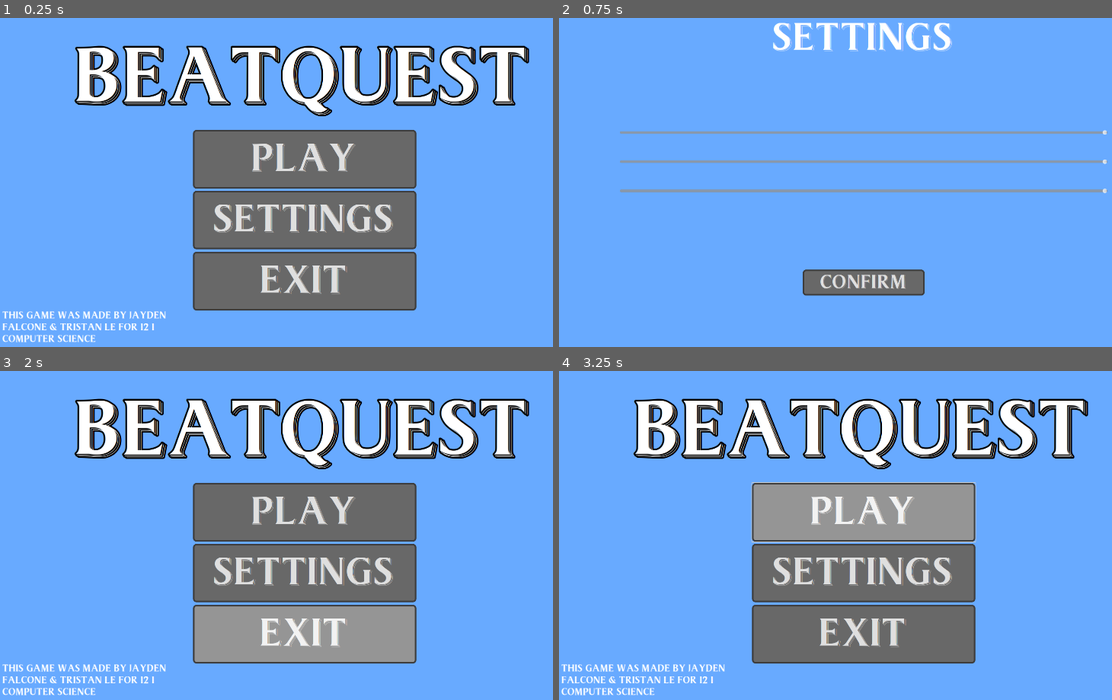
Above: before the commit, frames 1-4 (two rows, left to right).
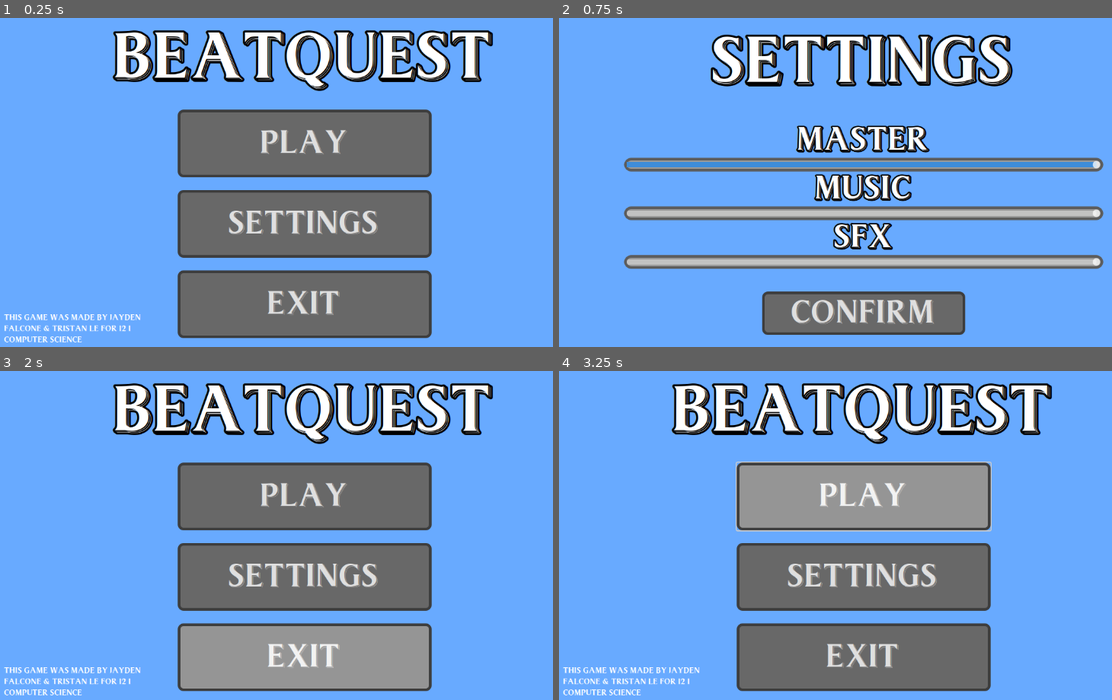
Above: after the commit, the same moments.

Repository: TristanLe07/BeatQuest
Game: Godot game, scene res://Scenes/Menus/MainMenu.tscn
Same seed, same stepped clock (60 frames per second), same inputs: the game is played once before the commit and once after it.
Inputs:
- Up to frame 1 (0.25 s): no input
- Up to frame 2 (0.75 s): click "SETTINGS" at 0.5 s
- Up to frame 3 (2 s): click "Confirm" at 1.25 s
- Up to frame 4 (3.25 s): click "PLAY" at 2 s; click "PLAY" at 2.75 s

The runs differ from the first frame. In frame 1, 32% of the frame differs, in the area x 0-96%, y 3-99%; in frame 2, 28%; in frame 3, 33%; in frame 4, 33%.

Commit message:
updated menus

Diff:
--- a/New Game Project/Scenes/Menus/MainMenu.tscn
+++ b/New Game Project/Scenes/Menus/MainMenu.tscn
@@ -18,43 +18,43 @@
 
 [node name="Temporary Background" type="ColorRect" parent="."]
 layout_mode = 0
-offset_right = 1920.0
-offset_bottom = 1080.0
+offset_right = 1152.0
+offset_bottom = 648.0
 color = Color(0.407843, 0.666667, 1, 1)
 
 [node name="Buttons" type="Node" parent="."]
 
 [node name="PlayButton" type="Button" parent="Buttons"]
-offset_left = 608.0
-offset_top = 384.0
-offset_right = 1312.0
-offset_bottom = 569.0
+offset_left = 336.0
+offset_top = 192.0
+offset_right = 816.0
+offset_bottom = 320.0
 theme_override_fonts/font = ExtResource("2")
-theme_override_font_sizes/font_size = 128
+theme_override_font_sizes/font_size = 64
 theme_override_styles/hover = ExtResource("1")
 theme_override_styles/pressed = ExtResource("4")
 theme_override_styles/normal = ExtResource("3")
 text = "PLAY"
 
 [node name="SettingsButton" type="Button" parent="Buttons"]
-offset_left = 608.0
-offset_top = 576.0
-offset_right = 1312.0
-offset_bottom = 760.0
+offset_left = 336.0
+offset_top = 344.0
+offset_right = 816.0
+offset_bottom = 472.0
 theme_override_fonts/font = ExtResource("2")
-theme_override_font_sizes/font_size = 128
+theme_override_font_sizes/font_size = 64
 theme_override_styles/hover = ExtResource("1")
 theme_override_styles/pressed = ExtResource("4")
 theme_override_styles/normal = ExtResource("3")
 text = "SETTINGS"
 
 [node name="ExitButton" type="Button" parent="Buttons"]
-offset_left = 608.0
-offset_top = 768.0
-offset_right = 1312.0
-offset_bottom = 953.0
+offset_left = 336.0
+offset_top = 496.0
+offset_right = 816.0
+offset_bottom = 624.0
 theme_override_fonts/font = ExtResource("2")
-theme_override_font_sizes/font_size = 128
+theme_override_font_sizes/font_size = 64
 theme_override_styles/hover = ExtResource("1")
 theme_override_styles/pressed = ExtResource("4")
 theme_override_styles/normal = ExtResource("3")
@@ -63,22 +63,23 @@
 [node name="Text" type="Node" parent="."]
 
 [node name="GameTitle" type="Label" parent="Text"]
-offset_left = 240.0
-offset_top = 88.0
-offset_right = 1677.0
-offset_bottom = 356.0
+offset_left = 128.0
+offset_right = 1024.0
+offset_bottom = 192.0
 theme_override_fonts/font = ExtResource("2")
-theme_override_font_sizes/font_size = 256
+theme_override_font_sizes/font_size = 128
 text = "BEATQUEST"
 label_settings = ExtResource("6_mc63j")
+horizontal_alignment = 1
+vertical_alignment = 1
 
 [node name="GameFooter" type="Label" parent="Text"]
 offset_left = 8.0
-offset_top = 952.0
-offset_right = 576.0
-offset_bottom = 1064.0
+offset_top = 576.0
+offset_right = 336.0
+offset_bottom = 636.0
 theme_override_fonts/font = ExtResource("2")
-theme_override_font_sizes/font_size = 32
+theme_override_font_sizes/font_size = 16
 text = "This game was made by Jayden Falcone & Tristan Le for 12.1 Computer Science"
 autowrap_mode = 2
 
--- a/New Game Project/Scenes/Menus/Settings.tscn
+++ b/New Game Project/Scenes/Menus/Settings.tscn
@@ -1,11 +1,25 @@
-[gd_scene load_steps=8 format=3 uid="uid://dwswky0q47ibf"]
+[gd_scene load_steps=13 format=3 uid="uid://dwswky0q47ibf"]
 
 [ext_resource type="Script" uid="uid://c7bbmhyqcj2yv" path="res://Scripts/Menus/Settings.gd" id="1"]
 [ext_resource type="FontFile" uid="uid://6g5eekgj131m" path="res://Fonts/TheGreatestFont-Z7dl.ttf" id="2"]
 [ext_resource type="StyleBox" path="res://Styles/ButtonHover.tres" id="3"]
 [ext_resource type="StyleBox" path="res://Styles/ButtonPressed.tres" id="4"]
+[ext_resource type="StyleBox" uid="uid://cda561rjnpwog" path="res://Styles/Slider/Slider.tres" id="4_lc47o"]
+[ext_resource type="LabelSettings" uid="uid://dboq1htnvl22b" path="res://Styles/LabelSettings.tres" id="4_w1r47"]
 [ext_resource type="StyleBox" path="res://Styles/ButtonNormal.tres" id="5"]
 [ext_resource type="Script" uid="uid://dmh2kaexrmvol" path="res://Scripts/Menus/AudioSettings.gd" id="6"]
+
+[sub_resource type="LabelSettings" id="LabelSettings_lc47o"]
+font = ExtResource("2")
+font_size = 64
+outline_size = 10
+outline_color = Color(0, 0, 0, 1)
+
+[sub_resource type="StyleBoxFlat" id="StyleBoxFlat_01yro"]
+bg_color = Color(0.243379, 0.551559, 0.856262, 1)
+
+[sub_resource type="StyleBoxFlat" id="StyleBoxFlat_kuoau"]
+bg_color = Color(0.243137, 0.552941, 0.854902, 1)
 
 [sub_resource type="FontFile" id="3"]
 fallbacks = Array[Font]([ExtResource("2")])
@@ -31,89 +45,91 @@
 
 [node name="ColorRect" type="ColorRect" parent="."]
 layout_mode = 0
-offset_right = 1920.0
-offset_bottom = 1080.0
+offset_right = 1152.0
+offset_bottom = 648.0
 color = Color(0.407843, 0.666667, 1, 1)
 
 [node name="AudioSettings" type="Control" parent="."]
-anchors_preset = 0
-offset_right = 1920.0
-offset_bottom = 1080.0
+layout_mode = 1
+anchor_right = 1.0
+anchor_bottom = 1.0
 script = ExtResource("6")
 
 [node name="VBoxContainer" type="VBoxContainer" parent="AudioSettings"]
 layout_mode = 0
-offset_left = 192.0
-offset_top = 192.0
-offset_right = 1728.0
-offset_bottom = 704.0
+offset_left = 128.0
+offset_top = 128.0
+offset_right = 1024.0
+offset_bottom = 576.0
 alignment = 1
 
 [node name="Master2" type="Label" parent="AudioSettings/VBoxContainer"]
 layout_mode = 2
 theme_override_fonts/font = ExtResource("2")
-theme_override_font_sizes/font_size = 64
-text = "
-Master"
+theme_override_font_sizes/font_size = 128
+text = "Master"
+label_settings = SubResource("LabelSettings_lc47o")
 horizontal_alignment = 1
 vertical_alignment = 1
-visible_characters = 0
-visible_ratio = 0.0
 
 [node name="Master" type="HSlider" parent="AudioSettings/VBoxContainer"]
 layout_mode = 2
+theme_override_styles/slider = ExtResource("4_lc47o")
+theme_override_styles/grabber_area = SubResource("StyleBoxFlat_01yro")
+theme_override_styles/grabber_area_highlight = SubResource("StyleBoxFlat_kuoau")
 max_value = 1.0
 step = 0.05
+value = 0.5
 
 [node name="Music2" type="Label" parent="AudioSettings/VBoxContainer"]
 layout_mode = 2
 theme_override_fonts/font = ExtResource("2")
-theme_override_font_sizes/font_size = 64
-text = "
-MUSIC"
+theme_override_font_sizes/font_size = 128
+text = "Music"
+label_settings = SubResource("LabelSettings_lc47o")
 horizontal_alignment = 1
 vertical_alignment = 1
-visible_characters = 0
-visible_ratio = 0.0
 
 [node name="Music" type="HSlider" parent="AudioSettings/VBoxContainer"]
 layout_mode = 2
+theme_override_styles/slider = ExtResource("4_lc47o")
 max_value = 1.0
 step = 0.05
 
 [node name="SFX2" type="Label" parent="AudioSettings/VBoxContainer"]
 layout_mode = 2
 theme_override_fonts/font = ExtResource("2")
-theme_override_font_sizes/font_size = 64
-text = "
-SFX"
+theme_override_font_sizes/font_size = 128
+text = "SFX"
+label_settings = SubResource("LabelSettings_lc47o")
 horizontal_alignment = 1
 vertical_alignment = 1
-visible_characters = 0
-visible_ratio = 0.0
 
 [node name="SFX" type="HSlider" parent="AudioSettings/VBoxContainer"]
 layout_mode = 2
+theme_override_styles/slider = ExtResource("4_lc47o")
 max_value = 1.0
 step = 0.05
 
-[node name="Label" type="Label" parent="."]
+[node name="Settings" type="Label" parent="."]
 layout_mode = 0
-offset_left = 664.0
-offset_right = 1256.0
-offset_bottom = 192.0
+offset_left = 280.0
+offset_top = 8.0
+offset_right = 872.0
+offset_bottom = 200.0
 theme_override_fonts/font = ExtResource("2")
 theme_override_font_sizes/font_size = 128
 text = "SETTINGS"
+label_settings = ExtResource("4_w1r47")
 horizontal_alignment = 1
 vertical_alignment = 1
 
 [node name="Confirm" type="Button" parent="."]
 layout_mode = 0
-offset_left = 768.0
-offset_top = 824.0
-offset_right = 1152.0
-offset_bottom = 906.0
+offset_left = 384.0
+offset_top = 536.0
+offset_right = 768.0
+offset_bottom = 618.0
 theme_override_fonts/font = SubResource("3")
 theme_override_font_sizes/font_size = 64
 theme_override_styles/hover = ExtResource("3")
--- a/New Game Project/Styles/LabelSettings.tres
+++ b/New Game Project/Styles/LabelSettings.tres
@@ -4,6 +4,6 @@
 
 [resource]
 font = ExtResource("1_uvps8")
-font_size = 256
-outline_size = 20
+font_size = 128
+outline_size = 15
 outline_color = Color(0, 0, 0, 1)
--- /dev/null
+++ b/New Game Project/Styles/Slider/Slider.tres
@@ -0,0 +1,17 @@
+[gd_resource type="StyleBoxFlat" format=3 uid="uid://cda561rjnpwog"]
+
+[resource]
+border_width_left = 5
+border_width_top = 5
+border_width_right = 5
+border_width_bottom = 5
+border_color = Color(0.362829, 0.36283, 0.362829, 1)
+corner_radius_top_left = 15
+corner_radius_top_right = 15
+corner_radius_bottom_right = 15
+corner_radius_bottom_left = 15
+corner_detail = 15
+expand_margin_left = 5.0
+expand_margin_top = 8.0
+expand_margin_right = 5.0
+expand_margin_bottom = 8.0
--- a/New Game Project/project.godot
+++ b/New Game Project/project.godot
@@ -18,10 +18,6 @@
 
 [display]
 
-window/size/viewport_width=1920
-window/size/viewport_height=1080
-window/size/mode=1
-window/size/initial_position_type=0
 window/stretch/mode="viewport"
 
 [gui]
Not shown, added: .DS_Store
